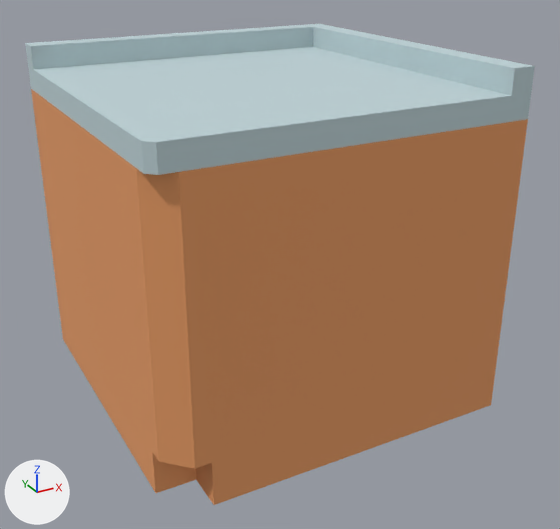
What one commit did to the glTF model public/models/items/kitchenCabinetCornerInner.glb.
Rendered twice from a camera (50 mm lens) standing at (-0.968, -1.884, 1.331) and looking at (0.03, -0.069, 0.423). Lighting does not change. The marker at lower left points along +X, +Y and +Z. Where no turn or scale is listed for an object, it has been applied to the vertices. Vertices at the same position are counted once.

Names of what the first picture shows: 'kitchenCabinetCornerInner'.
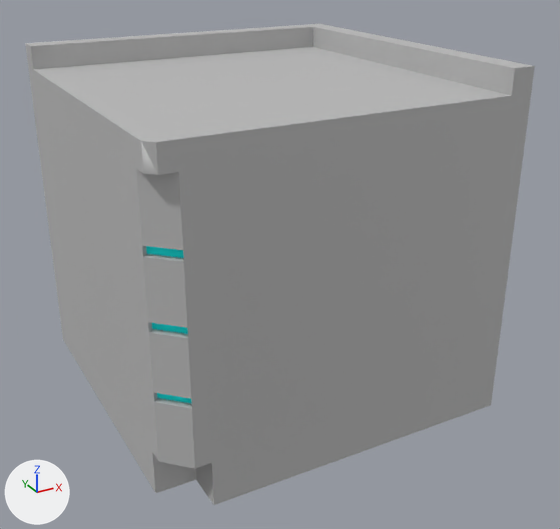
Changed parts and their boxes [x1, y1, x2, y2] in the pictures (560 x 529 px):
part 1 of me_kitchencabinetcornerinner_2, built on
    both: [31, 89, 528, 468]
part 2 of me_kitchencabinetcornerinner_2, recoloured
    both: [31, 90, 528, 505]
part 3 of me_kitchencabinetcornerinner_2, recoloured (white to grey)
    both: [25, 24, 535, 175]

Edits to the bpy script that builds the scene:
```text
Add mat_chairs_all_4_colourspasted__blinn13:
    mat_chairs_all_4_colourspasted__blinn13 = principled_material('Chairs_All_4_Colourspasted__blinn13')
    mat_chairs_all_4_colourspasted__blinn13.base_color = (0.0, 1.0, 1.0)  # cyan #00ffff
    mat_chairs_all_4_colourspasted__blinn13.roughness = 0.921
Add mat_lambert1:
    mat_lambert1 = principled_material('lambert1')
    mat_lambert1.base_color = (0.5, 0.5, 0.5)  # grey #bcbcbc
    mat_lambert1.roughness = 0.6
Change me_kitchencabinetcornerinner_2:
    used by ob_kitchencabinetcornerinner; location = (0.0, 0.0, 0.0)
    remove me_kitchencabinetcornerinner_2.from_pydata(...)  # 29 vertices, 54 faces; spans x -0.498..0.499, y -0.499..0.497, z 0.04..1.015
    add me_kitchencabinetcornerinner_2.from_pydata(...)  # 65 vertices, 126 faces; spans x -0.498..0.499, y -0.499..0.497, z 0.04..1.015
    me_kitchencabinetcornerinner_2 part 1
    8 faces are deleted
    18 vertices are added at x -0.498..-0.433, y -0.499..-0.434, z 0.333..0.718
    18 new vertices lie (0.013, 0.013, 0.0) away from vertices in x -0.498..-0.433, y -0.499..-0.434, z 0.333..0.718
    68 new faces join them, mat_lambert1 (grey #bcbcbc)
    12 new faces join them, mat_chairs_all_4_colourspasted__blinn13 (cyan #00ffff)
    me_kitchencabinetcornerinner_2 part 2: 21 faces spanning x -0.498..0.499, y -0.499..0.497, z 0.04..0.885 switch from mat_wood_035 (orange #e69b65) to mat_lambert1 (grey #bcbcbc)
    me_kitchencabinetcornerinner_2 part 3: 25 faces spanning x -0.498..0.499, y -0.499..0.497, z 0.885..1.015 switch from mat_metal_020 (light grey #bfd3d7) to mat_lambert1 (grey #bcbcbc)
    add me_kitchencabinetcornerinner_2.materials.append(mat_chairs_all_4_colourspasted__blinn13)  # cyan #00ffff
```
